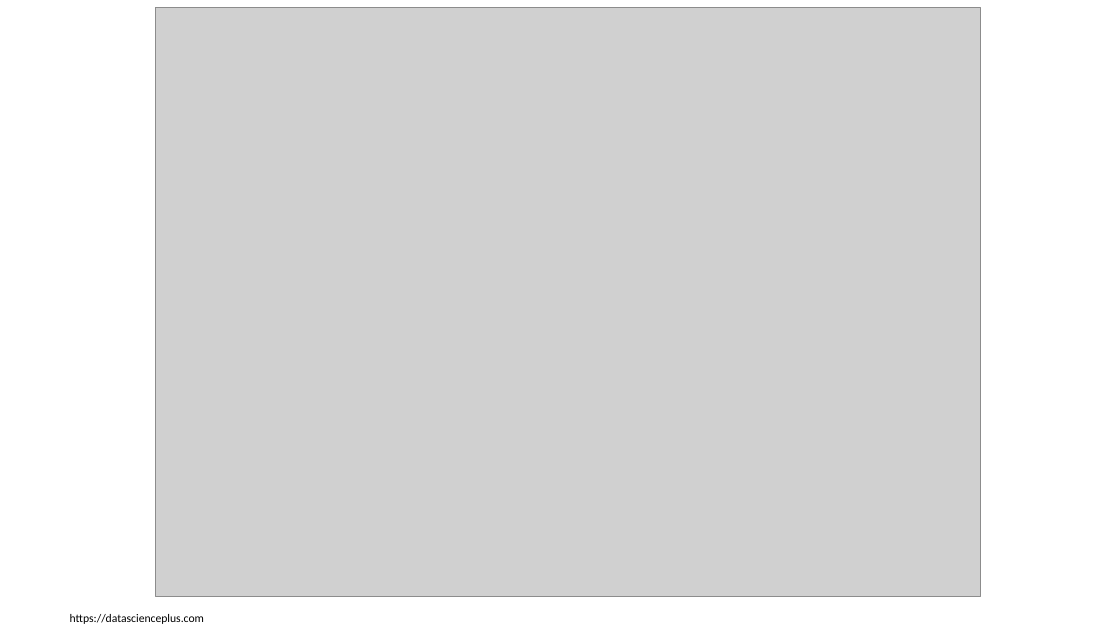
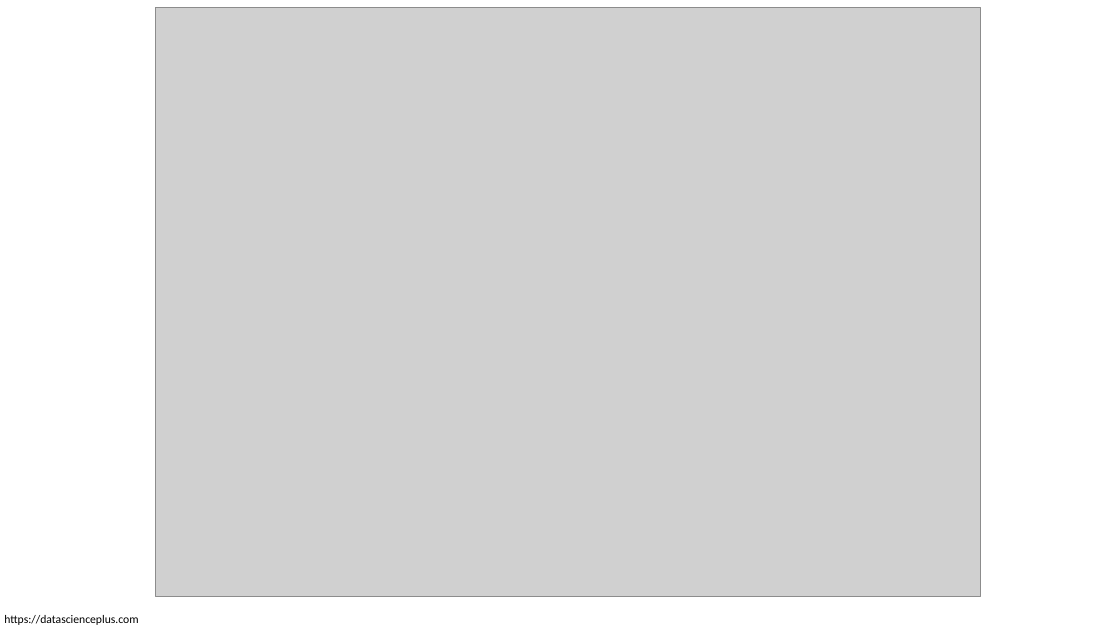
Before and after one commit to bahadirbklg/intro, a slide deck: slide 13 of 1 - introduction/DLMR 1 - introduction.pptx. Drawn at 1120x630 pixels with LibreOffice and Linux fonts; fonts in the diff are those of the drawing; grey boxes stand for pictures. Boxes give left, top, right and bottom in pixels: in the first picture for what was removed or moved away, otherwise in the second. Text is boxed around its words. In the diff, an @@ line names an element or a change of style, - is before the commit and + after.

```diff
--- a/1 - introduction/DLMR 1 - introduction.pptx
+++ b/1 - introduction/DLMR 1 - introduction.pptx
@@ text "https://datascienceplus.com": place and size @@
-text "https://datascienceplus.com" at [70,614,204,624]
+text "https://datascienceplus.com" at [4,615,138,625]
```
Also in this commit, not shown: 1 other slide changed, 1 slide added.
